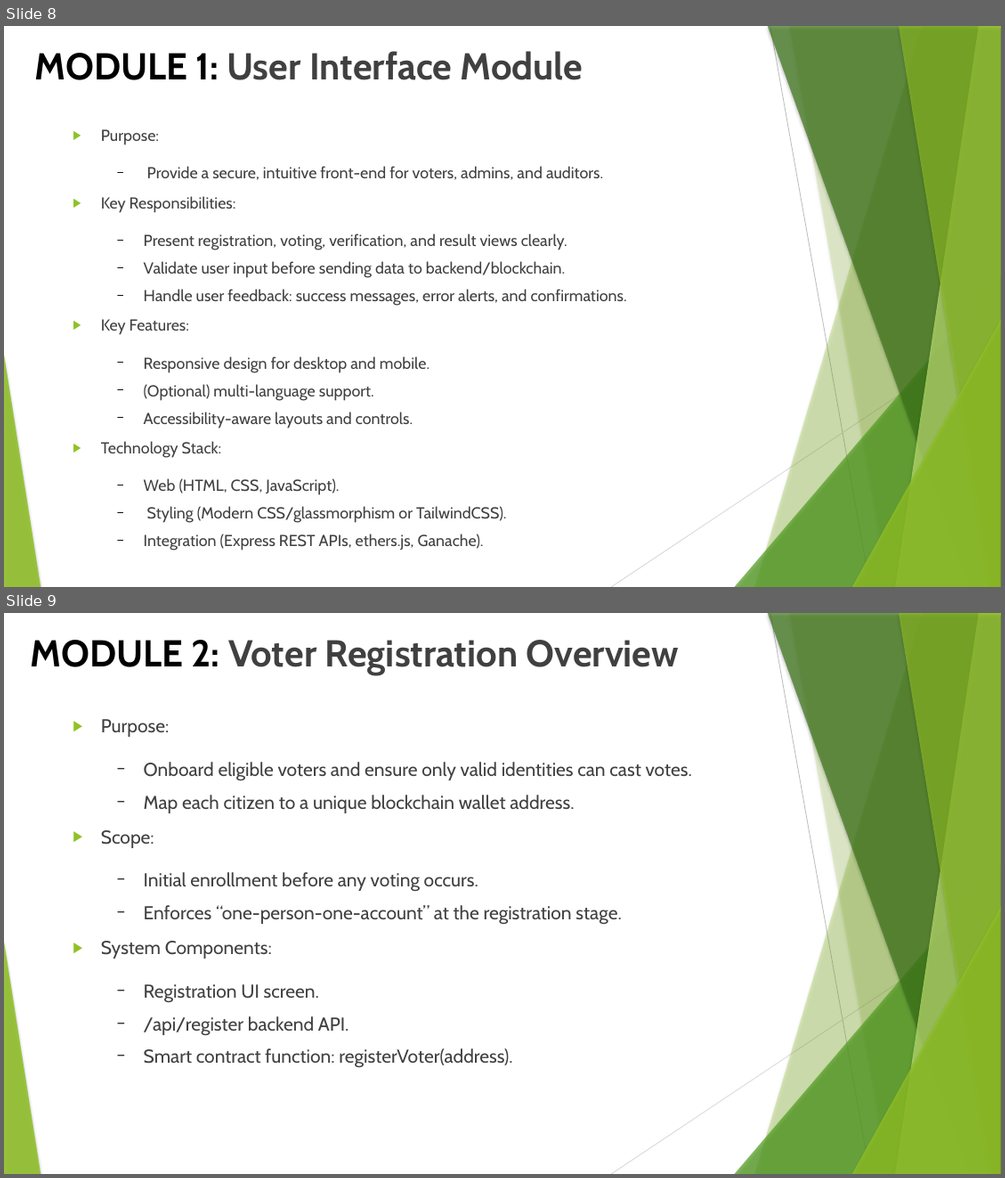
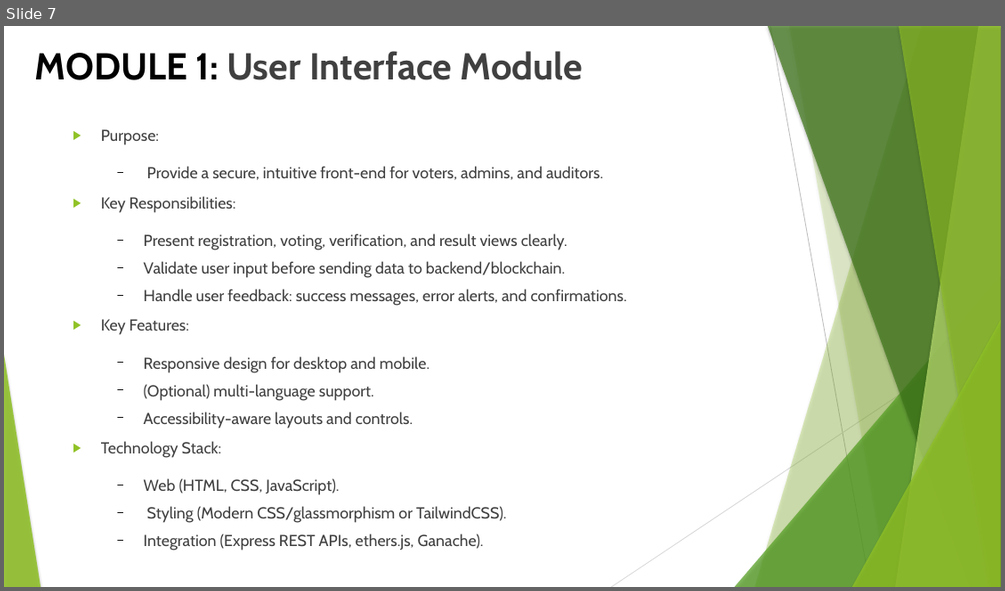
Before and after one commit to SridharanThangaraji/blockchain-voting, a slide deck: docs/blockchain-voting-review-II.pptx. Shown one above the other, each under a label of ours: slides 8 and 9 before the commit, slide 7 after it. The pictures are 1005x1178 and 1005x591 pixels, drawn with LibreOffice and Linux fonts; fonts in the diff are those of the drawing. Boxes give left, top, right and bottom in pixels: in the first picture for what was removed or moved away, otherwise in the second. Text is boxed around its words. In the diff, an @@ line names an element or a change of style, - is before the commit and + after.

```diff
--- a/docs/blockchain-voting-review-II.pptx
+++ b/docs/blockchain-voting-review-II.pptx
@@ slide 9 removed at (4, 613, 1001, 1174), background #FFFFFF; not listed: 10 template elements that a slide beside it also shows @@
@@ title removed at (30, 640, 679, 675) @@
-MODULE 2: Voter Registration Overview
@@ text removed at (101, 719, 692, 1067) @@
-▶ Purpose:
-  − Onboard eligible voters and ensure only valid identities can cast votes.
-  − Map each citizen to a unique blockchain wallet address.
-▶ Scope:
-  − Initial enrollment before any voting occurs.
-  − Enforces “one-person-one-account” at the registration stage.
-▶ System Components:
-  − Registration UI screen.
-  − /api/register backend API.
-  − Smart contract function: registerVoter(address).
@@ what was slide 8 is now slide 7 @@
```
Also in this commit, not shown: 7 other slides changed, 10 slides added, 6 other slides removed, 1 other file.
